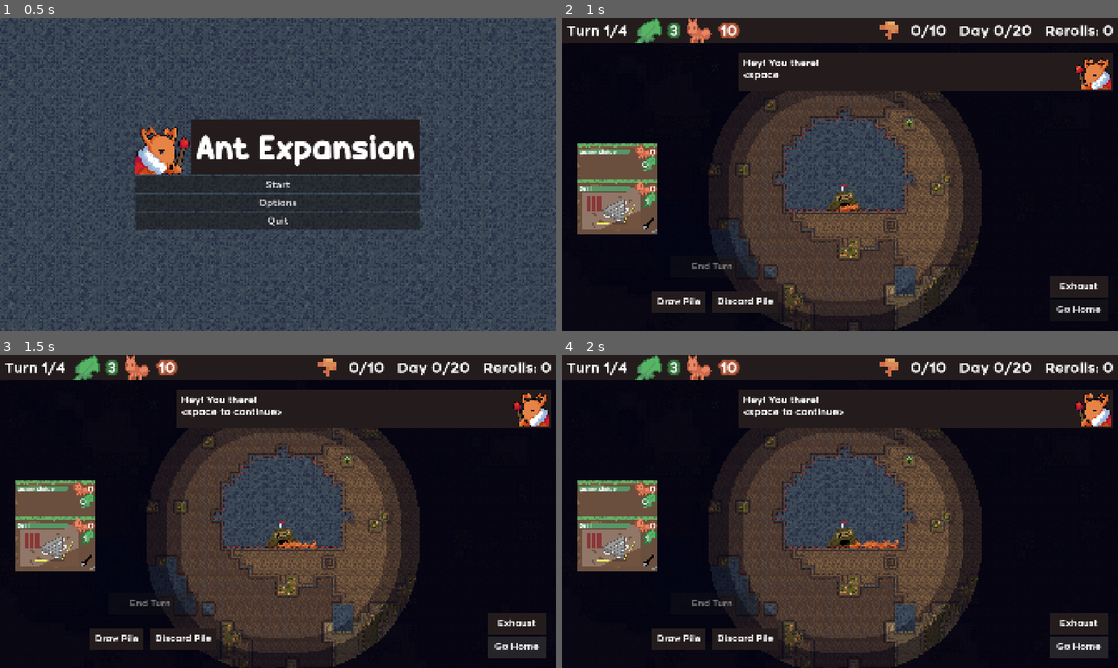
Above: before the commit, frames 1-4 (two rows, left to right).
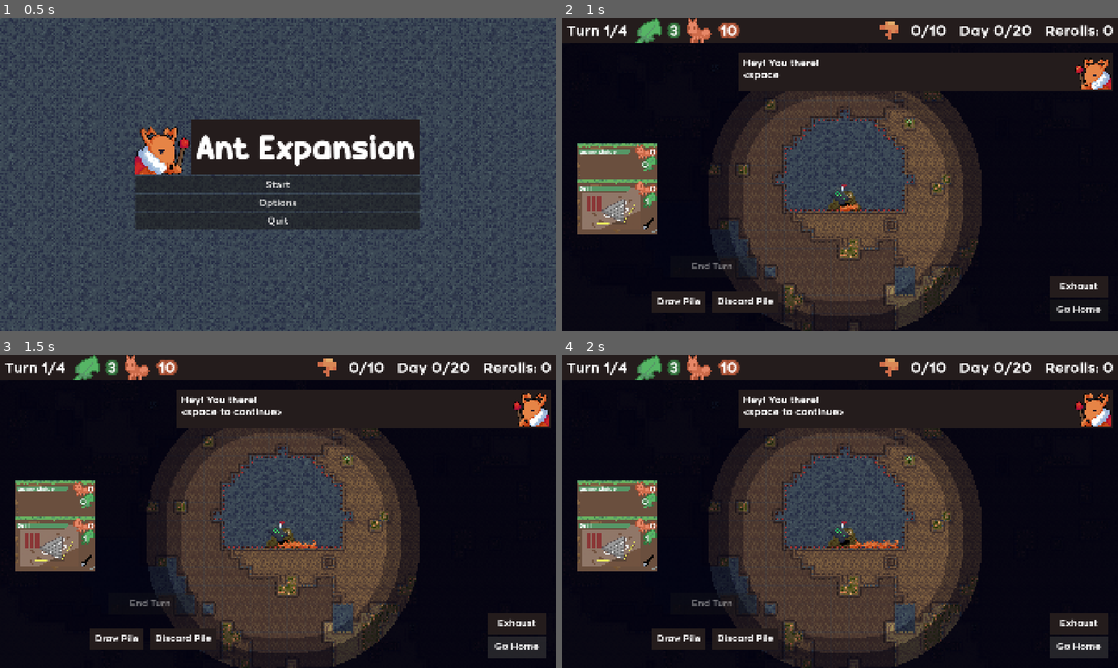
Above: after the commit, the same moments.

Repository: zunda-arrow/pizza-jam-16
Game: Godot game, scene res://menu/menu.tscn
Two runs of this game, one before a commit and one after it. Both use one fixed random seed, a clock stepped at 60 frames per second and the inputs below. The engine's default icon, where the game draws it, is replaced by a stand-in: a white triangle on a blue panel in a dark square.
Inputs:
- Up to frame 1 (0.5 s): no input
- Up to frame 2 (1 s): click "Start" at 0.5 s
- Up to frame 3 (1.5 s): click "Go Home" at 1.25 s
- Up to frame 4 (2 s): no input

Frame 1 is identical in both runs. In frame 2, less than 0.1% of the frame differs, in the area x 48-52%, y 54-60%; in frame 3, less than 0.1%; in frame 4, less than 0.1%.

Commit message:
new guys

Diff:
--- a/terrain/terrain.tscn
+++ b/terrain/terrain.tscn
@@ -9,8 +9,9 @@
 [ext_resource type="Texture2D" uid="uid://brh2jyxks7ayc" path="res://assets/particle/dirt.png" id="7_nc45s"]
 [ext_resource type="AudioStream" uid="uid://cxihj10gkrq71" path="res://assets/sound/EXPLOSION.mp3" id="8_fpiom"]
 [ext_resource type="Texture2D" uid="uid://r5v4ggyyl112" path="res://assets/single_shroom.png" id="9_jk8on"]
-[ext_resource type="Script" path="res://terrain/fungus_guy.gd" id="9_xcjn4"]
+[ext_resource type="Script" uid="uid://r5at4ujo1i40" path="res://terrain/fungus_guy.gd" id="9_xcjn4"]
 [ext_resource type="AudioStream" uid="uid://ghgk70wfb143" path="res://assets/sound/muhnee.mp3" id="11_25lit"]
+[ext_resource type="Texture2D" uid="uid://27uehlb6v5ct" path="res://assets/card drop.png" id="11_vjpew"]
 
 [sub_resource type="FastNoiseLite" id="FastNoiseLite_nc45s"]
 frequency = 0.05
@@ -108,7 +109,7 @@
 bounce = 0.5
 
 [sub_resource type="CircleShape2D" id="CircleShape2D_jk8on"]
-radius = 7.071068
+radius = 18.110771
 
 [node name="Terrain" type="Node2D" unique_id=333081327]
 script = ExtResource("1_nigp7")
@@ -183,6 +184,32 @@
 [node name="CollisionShape2D" type="CollisionShape2D" parent="FungusGuy" unique_id=573358784]
 shape = SubResource("CircleShape2D_jk8on")
 
+[node name="CardReward" type="RigidBody2D" parent="." unique_id=895530711]
+z_index = 45
+physics_material_override = SubResource("PhysicsMaterial_jk8on")
+script = ExtResource("9_xcjn4")
+
+[node name="Sprite2D" type="Sprite2D" parent="CardReward" unique_id=438989383]
+texture_filter = 1
+scale = Vector2(4, 4)
+texture = ExtResource("11_vjpew")
+
+[node name="CollisionShape2D" type="CollisionShape2D" parent="CardReward" unique_id=1419315652]
+shape = SubResource("CircleShape2D_jk8on")
+
+[node name="RerollReward" type="RigidBody2D" parent="." unique_id=2085175865]
+visible = false
+z_index = 45
+physics_material_override = SubResource("PhysicsMaterial_jk8on")
+script = ExtResource("9_xcjn4")
+
+[node name="Sprite2D" type="Sprite2D" parent="RerollReward" unique_id=2026068329]
+texture_filter = 1
+texture = ExtResource("9_jk8on")
+
+[node name="CollisionShape2D" type="CollisionShape2D" parent="RerollReward" unique_id=1692564408]
+shape = SubResource("CircleShape2D_jk8on")
+
 [node name="Muhnee" type="AudioStreamPlayer" parent="." unique_id=190079961]
 stream = ExtResource("11_25lit")
 volume_db = -12.0
Binary file added: assets/card drop.png
Not shown, added: assets/card drop.png.import
